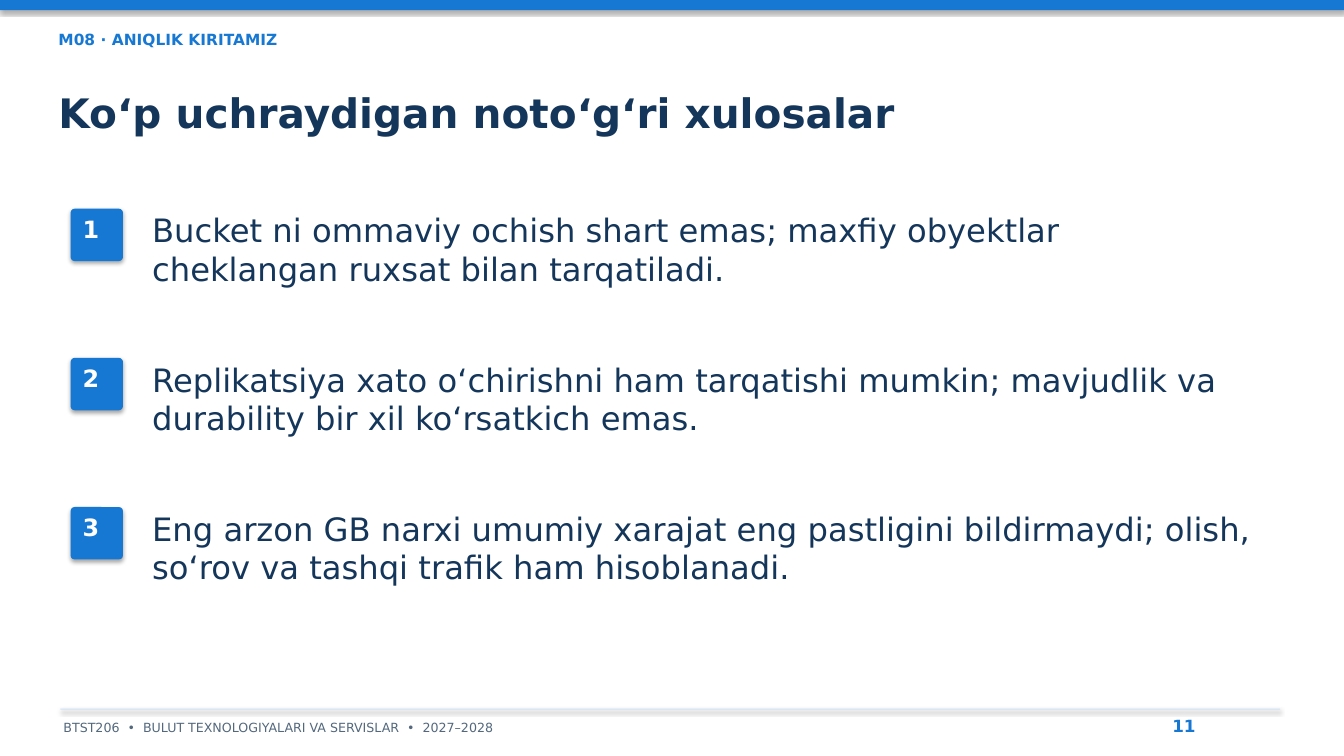
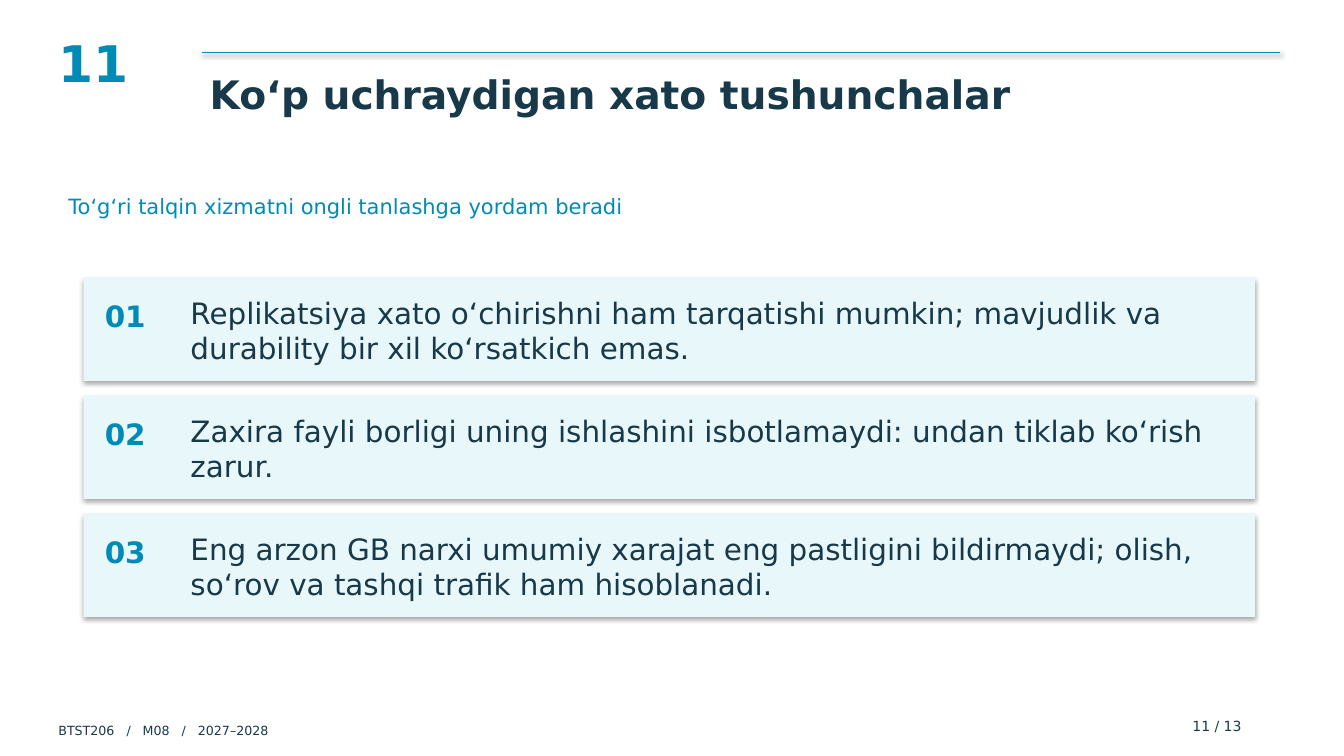
Before and after one commit to all1991here-dot/prezentatsiyalar, a slide deck: slide 11 of PPTX/M08_Prezentatsiya.pptx. Drawn at 1344x756 pixels with LibreOffice and Linux fonts; fonts in the diff are those of the drawing. Boxes give left, top, right and bottom in pixels: in the first picture for what was removed or moved away, otherwise in the second. Text is boxed around its words. In the diff, an @@ line names an element or a change of style, - is before the commit and + after.

Commit message:
Redesign 18 lecture decks with distinct styles and sourced online images

```diff
--- a/PPTX/M08_Prezentatsiya.pptx
+++ b/PPTX/M08_Prezentatsiya.pptx
@@ rectangle removed at bbox=[0, 0, 1344, 10] @@
@@ text removed at bbox=[58, 33, 277, 48] @@
-M08 · ANIQLIK KIRITAMIZ
@@ text added at bbox=[58, 45, 128, 82], 36 pt, text #008BB6, bold @@
+11
@@ line added from (202, 52) to (1280, 52), #008BB6 1 pt @@
@@ text at bbox=[210, 79, 1010, 118]: text changed; size 29 to 28 pt; text colour #15365B to #183949 @@
-Ko‘p uchraydigan noto‘g‘ri xulosalar
+Ko‘p uchraydigan xato tushunchalar
@@ text added at bbox=[68, 198, 622, 219], 15 pt, text #008BB6 @@
+To‘g‘ri talqin xizmatni ongli tanlashga yordam beradi
@@ rounded rectangle removed at bbox=[71, 209, 123, 261] @@
@@ text removed at bbox=[152, 217, 1059, 288] @@
-Bucket ni ommaviy ochish shart emas; maxfiy obyektlar cheklangan ruxsat bilan tarqatiladi.
@@ rectangle added at bbox=[84, 277, 1255, 381], fill #E8F7FA @@
@@ text "Replikatsiya xato o‘chirishni ham tarqatishi ..." at bbox=[190, 301, 1161, 365]: size 23 to 21 pt, text colour #15365B to #183949; less space between paragraphs @@
@@ text "Replikatsiya xato o‘chirishni ham tarqatishi ...": place and size @@
-text "Replikatsiya xato o‘chirishni ham tarqatishi ..." at bbox=[152, 367, 1216, 437]
+text "Replikatsiya xato o‘chirishni ham tarqatishi ..." at bbox=[190, 301, 1161, 365]
@@ text at bbox=[105, 305, 146, 328]: text changed; size 17 to 21 pt; text colour #FFFFFF to #008BB6 @@
-1
+01
@@ rounded rectangle removed at bbox=[71, 358, 123, 410] @@
@@ rectangle added at bbox=[84, 395, 1255, 499], fill #E8F7FA @@
@@ text added at bbox=[190, 419, 1202, 478], 21 pt, text #183949 @@
+Zaxira fayli borligi uning ishlashini isbotlamaydi: undan tiklab ko‘rish zarur.
@@ text at bbox=[105, 423, 146, 446]: text changed; size 17 to 21 pt; text colour #FFFFFF to #008BB6 @@
-2
+02
@@ rounded rectangle removed at bbox=[71, 507, 123, 560] @@
@@ rectangle added at bbox=[84, 513, 1255, 617], fill #E8F7FA @@
@@ text "Eng arzon GB narxi umumiy ...": place and size @@
-text "Eng arzon GB narxi umumiy ..." at bbox=[152, 516, 1250, 586]
+text "Eng arzon GB narxi umumiy ..." at bbox=[190, 537, 1193, 601]
@@ text "Eng arzon GB narxi umumiy ..." at bbox=[190, 537, 1193, 601]: size 23 to 21 pt, text colour #15365B to #183949; less space between paragraphs @@
@@ text at bbox=[105, 541, 146, 564]: text changed; size 17 to 21 pt; text colour #FFFFFF to #008BB6 @@
-3
+03
@@ rectangle removed at bbox=[60, 709, 1280, 710] @@
@@ text at bbox=[58, 725, 268, 735]: text changed; text colour #53687D to #183949 @@
-BTST206 • BULUT TEXNOLOGIYALARI VA SERVISLAR • 2027–2028
+BTST206 / M08 / 2027–2028
@@ text at bbox=[1192, 720, 1242, 731]: text changed; size 12 to 10 pt; text colour #1678D2 to #183949; bold off @@
-11
+11 / 13
```
Also in this commit, not shown: 4 other slides changed, 8 slides added, 8 slides removed, 22 other files.
